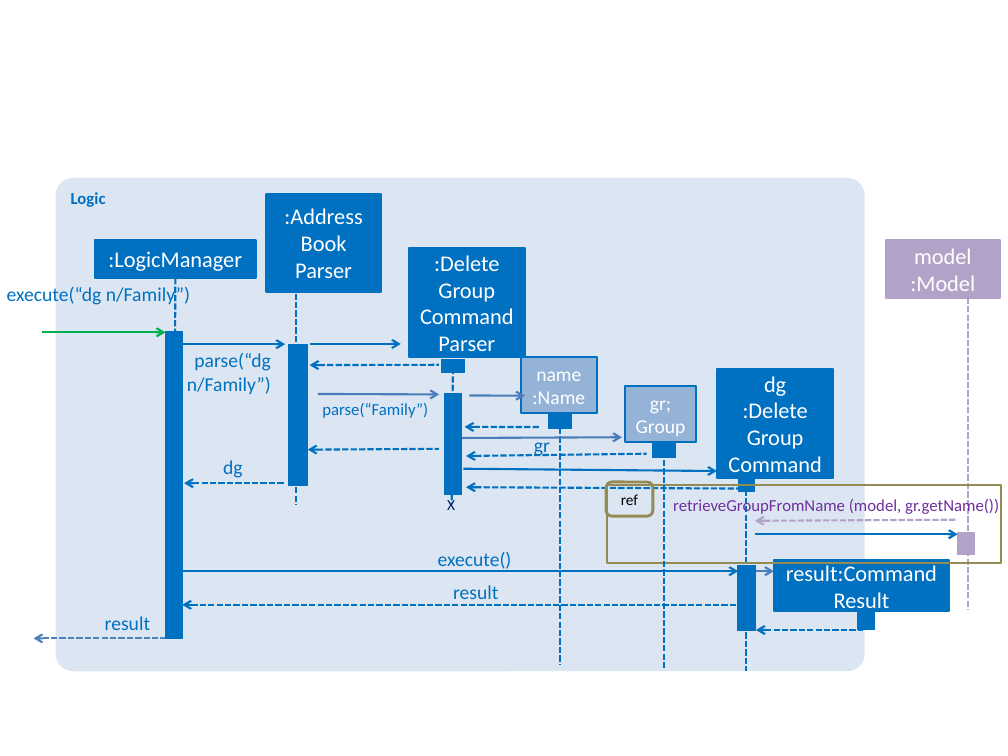
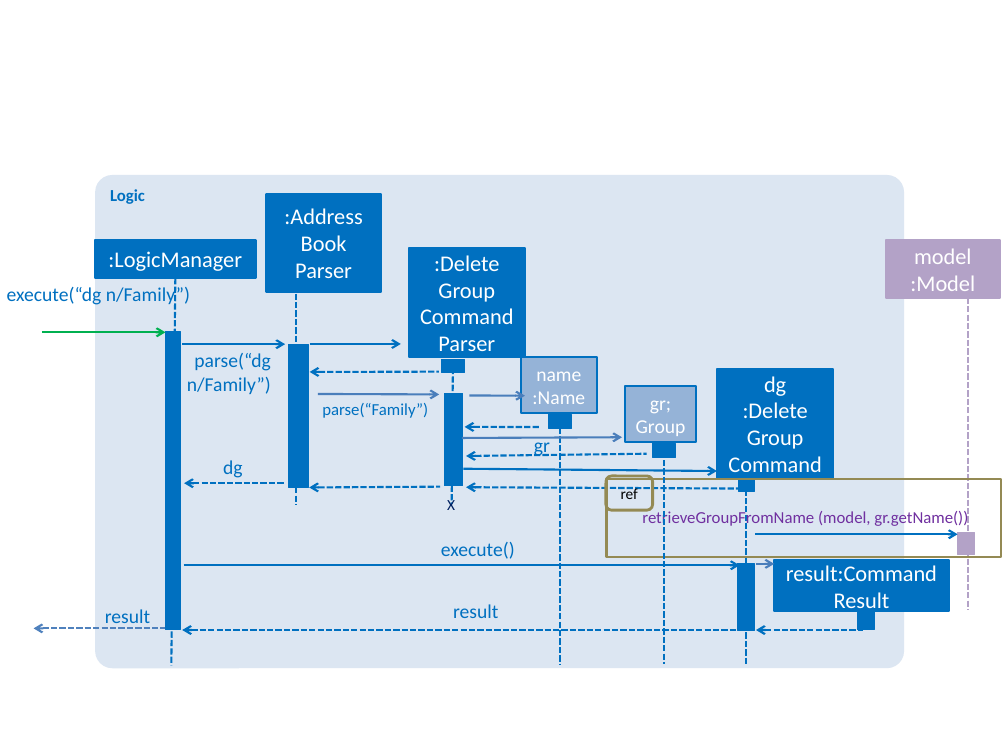
Before and after one commit to souless94/main, a slide deck: slide 1 of docs/diagrams/DeleteGroupCommandSD.pptx. Drawn at 1008x756 pixels with LibreOffice and Linux fonts; fonts in the diff are those of the drawing. Boxes give left, top, right and bottom in pixels: in the first picture for what was removed or moved away, otherwise in the second. Text is boxed around its words. In the diff, an @@ line names an element or a change of style, - is before the commit and + after.

Commit message:
Edit DeleteGroupCommand SD

```diff
--- a/docs/diagrams/DeleteGroupCommandSD.pptx
+++ b/docs/diagrams/DeleteGroupCommandSD.pptx
@@ rounded rectangle "Logic": place and size @@
-rounded rectangle "Logic" at (55, 178, 865, 671)
+rounded rectangle "Logic" at (95, 175, 904, 668)
@@ line moved from (175, 278) - (174, 572) to (175, 278) - (171, 665) @@
@@ rectangle: place and size @@
-rectangle at (165, 332, 182, 638)
+rectangle at (165, 332, 180, 630)
@@ arrow moved from (309, 365) - (438, 365) to (309, 372) - (438, 372) @@
@@ rectangle: place and size @@
-rectangle at (445, 393, 462, 494)
+rectangle at (445, 393, 463, 486)
@@ line moved from (664, 444) - (664, 670) to (664, 444) - (664, 663) @@
@@ line moved from (746, 473) - (746, 671) to (746, 473) - (746, 665) @@
@@ arrow moved from (307, 450) - (438, 449) to (309, 488) - (440, 487) @@
@@ text "retrieveGroupFromName (model, gr.getName())": place and size @@
-text "retrieveGroupFromName (model, gr.getName())" at (673, 498, 999, 516)
+text "retrieveGroupFromName (model, gr.getName())" at (642, 509, 968, 527)
@@ text "execute()": place and size @@
-text "execute()" at (438, 552, 512, 572)
+text "execute()" at (441, 542, 515, 559)
@@ arrow removed from (958, 520) to (755, 521) @@
@@ 1 rounded rectangle, 1 text, 1 rectangle, 1 arrow: place and size @@
-1 rounded rectangle, 1 text, 1 rectangle, 1 arrow at (105, 482, 1001, 630)
+1 rounded rectangle, 1 text, 1 rectangle, 1 arrow at (105, 476, 1001, 629)
@@ arrow moved from (756, 572) - (774, 572) to (756, 563) - (774, 563) @@
@@ text "result" rewrapped from (453, 585, 498, 605) to (453, 604, 498, 618) @@
@@ arrow moved from (33, 638) - (165, 638) to (33, 628) - (165, 628) @@
@@ arrow moved from (182, 605) - (739, 605) to (182, 630) - (739, 630) @@
```
Also in this commit, not shown: 1 other slide changed, 2 other files.
